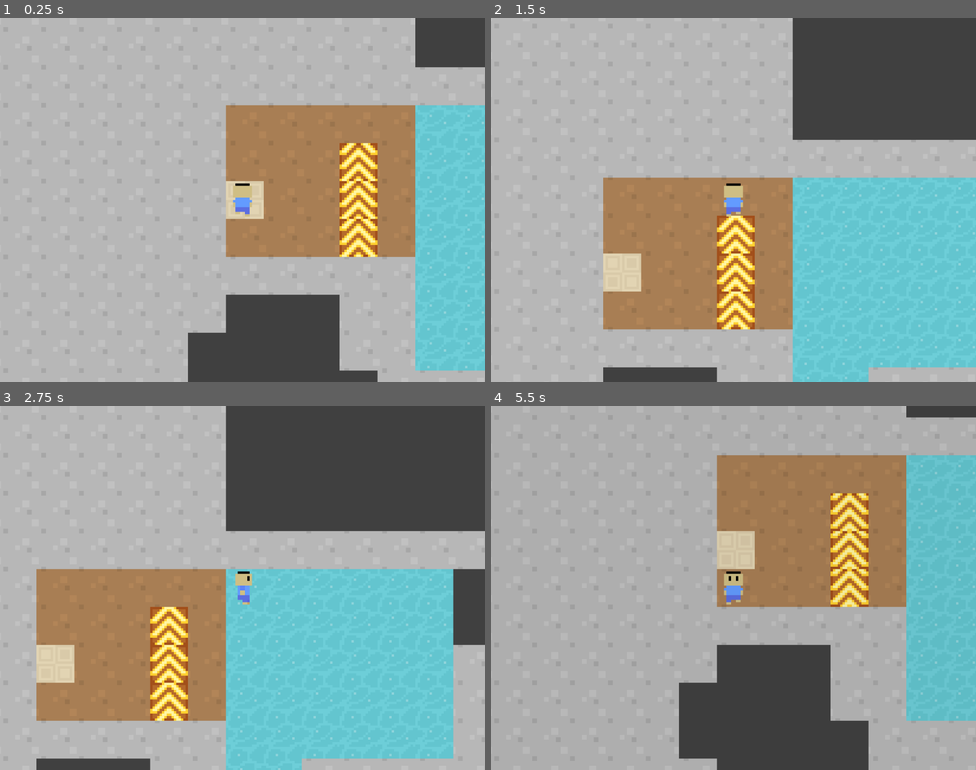
Above: before the commit, frames 1-4 (two rows, left to right).
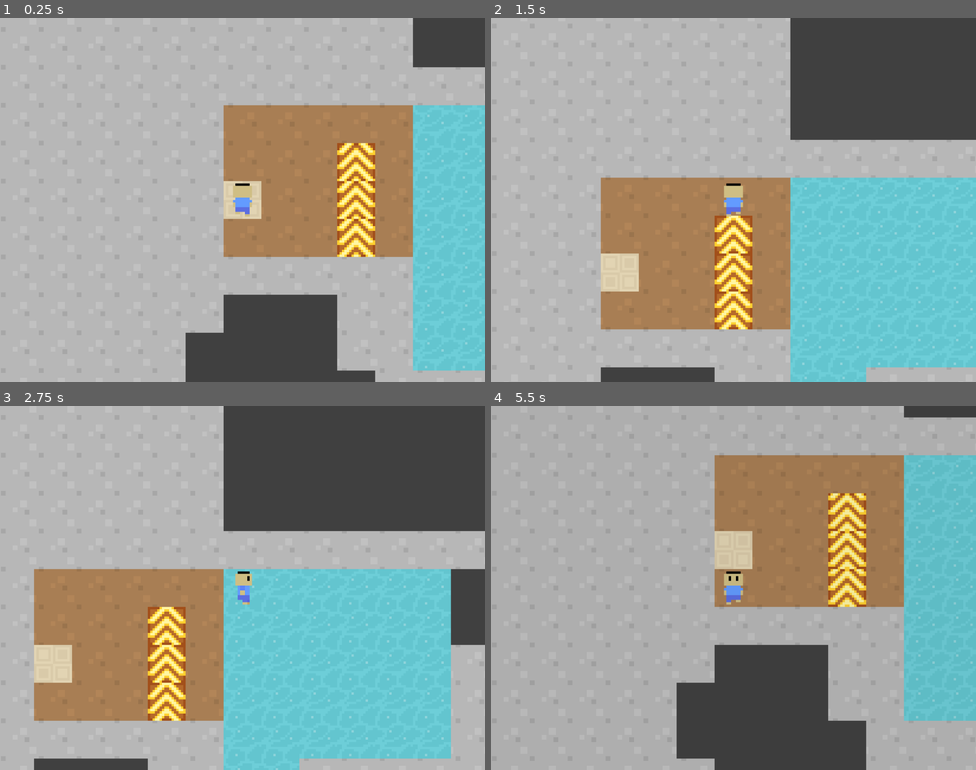
Above: after the commit, the same moments.

Repository: Elite-TS/ISCS-30.14-Game1
Game: Godot game, scene res://Scenes/game_controller.tscn
Same seed, same stepped clock (60 frames per second), same inputs: the game is played once before the commit and once after it.
Inputs:
- Up to frame 1 (0.25 s): no input
- Up to frame 2 (1.5 s): tap Enter (interact) at 0.5, 1.35 s; hold D (input_right) 0.53-1.28 s; hold Enter (interact) 0.53-1.28 s; hold S (input_down) from 1.28 s (still down)
- Up to frame 3 (2.75 s): release S (input_down) at 2.03 s; hold D (input_right) from 2.03 s (still down); hold Enter (interact) from 2.03 s (still down)
- Up to frame 4 (5.5 s): release D (input_right) at 2.78 s; release Enter (interact) at 2.78 s; hold W (input_up) 2.78-3.53 s; tap Enter (interact) at 2.85, 4.35 s; hold Enter (interact) 3.53-4.28 s; hold A (input_left) 3.53-5.03 s; hold S (input_down) from 5.03 s (still down); hold Enter (interact) from 5.03 s (still down)

The runs differ from the first frame. In frame 1, 2.9% of the frame differs, in the area x 38-100%, y 0-100%; in frame 2, 2.9%; in frame 3, 3.2%, in the area x 7-94%, y 0-100%; in frame 4, 2.9%.

Commit message:
buttons, spikes, reset crates when die

Diff:
--- /dev/null
+++ b/iscs-30.14---game-1---tile-movement/Scenes/buttons_and_spikes.gd
@@ -0,0 +1,83 @@
+extends TileMapLayer
+var button_coordinates: Array[Vector2] = [
+	Vector2(1560,-136), #red
+	Vector2(1320,-104), #green
+	Vector2(1288,-104) #purple
+]
+var bodies: Array[CharacterBody2D]
+var red_spikes: Array[Vector2] = [
+	Vector2(95,-9),Vector2(95,-8)
+]
+var green_spikes: Array[Vector2] = [
+	Vector2(81,-8),Vector2(80,-6),Vector2(80,-5)
+]
+var purple_spikes: Array[Vector2] = [
+	Vector2(81,-7),Vector2(81,-6)
+]
+
+# Called when the node enters the scene tree for the first time.
+func _ready() -> void:
+	var character = get_node("../../../Character")
+	var crate_1 = get_node(("../../Lever1/Crate1"))
+	var crate_2 = get_node(("../../Lever1/Crate2"))
+	var crate_3 = get_node(("../../Lever1/Crate3"))
+	var crate_4 = get_node(("../../Lever2/Crate4"))
+	bodies = [character,crate_1,crate_2,crate_3,crate_4]
+
+
+# Called every frame. 'delta' is the elapsed time since the previous frame.
+func _physics_process(delta: float) -> void:
+	var counter = 1
+	var red_button_pressed = false
+	var green_button_pressed = false
+	var purple_button_pressed = false
+	for coord in button_coordinates:
+		for body in bodies:
+			if body.get_global_position().is_equal_approx(coord):
+				if counter==1:
+					press_red_button()
+					red_button_pressed = true
+				elif counter==2:
+					press_green_button()
+					green_button_pressed = true
+				else:
+					press_purple_button()
+					purple_button_pressed=  true
+		counter+=1
+	if !red_button_pressed:
+		reset_red_button()
+	if !green_button_pressed:
+		reset_green_button()
+	if !purple_button_pressed:
+		reset_purple_button()
+
+
+func press_red_button():
+	self.set_cell(Vector2(97,-9),3,Vector2(1,3))
+	for spike in red_spikes:
+		self.set_cell(spike,-1)
+
+func reset_red_button():
+	self.set_cell(Vector2(97,-9),3,Vector2(0,3))
+	for spike in red_spikes:
+		self.set_cell(spike,3,Vector2(2,3))
+
+func press_green_button():
+	self.set_cell(Vector2(82,-7),3,Vector2(1,2))
+	for spike in green_spikes:
+		self.set_cell(spike,-1)
+
+func reset_green_button():
+	self.set_cell(Vector2(82,-7),3,Vector2(0,2))
+	for spike in green_spikes:
+		self.set_cell(spike,3,Vector2(2,2))
+
+func press_purple_button():
+	self.set_cell(Vector2(80,-7),3,Vector2(1,1))
+	for spike in purple_spikes:
+		self.set_cell(spike,-1)
+
+func reset_purple_button():
+	self.set_cell(Vector2(80,-7),3,Vector2(0,1))
+	for spike in purple_spikes:
+		self.set_cell(spike,3,Vector2(2,1))
--- a/iscs-30.14---game-1---tile-movement/Scenes/ground.tscn
+++ b/iscs-30.14---game-1---tile-movement/Scenes/ground.tscn
@@ -1,6 +1,7 @@
 [gd_scene format=4 uid="uid://fgarcg64k02i"]
 
 [ext_resource type="Texture2D" uid="uid://bgn6p10q4puh2" path="res://Assets/Imported/TileMap-roguelikeDungeon_transparent.png" id="4_kv0ry"]
+[ext_resource type="Script" uid="uid://17ou2v5uho2h" path="res://Scenes/buttons_and_spikes.gd" id="4_ribny"]
 [ext_resource type="PackedScene" uid="uid://xi3aavqh2n1n" path="res://Scenes/crate.tscn" id="4_s6h8e"]
 [ext_resource type="Texture2D" uid="uid://1dpkiecefwy4" path="res://Assets/Temporary/Game1-AnimatedConveyerTiles-SpriteSheet.png" id="6_ribny"]
 [ext_resource type="Texture2D" uid="uid://cmxtwi7j58v6m" path="res://Assets/Temporary/Game1-Gimmicks-SpriteSheet.png" id="7_rjkga"]
@@ -176,6 +177,15 @@
 texture = ExtResource("7_rjkga")
 0:0/0 = 0
 1:0/0 = 0
+0:1/0 = 0
+1:1/0 = 0
+2:1/0 = 0
+2:2/0 = 0
+1:2/0 = 0
+0:2/0 = 0
+0:3/0 = 0
+1:3/0 = 0
+2:3/0 = 0
 
 [sub_resource type="TileSetAtlasSource" id="TileSetAtlasSource_rjkga"]
 texture = ExtResource("4_kv0ry")
@@ -316,6 +326,12 @@
 tile_map_data = PackedByteArray("AAABAAoABQAAAAEAAAABAAkABQACAAEAAAAIAAcABQAAAAEAAAAFAAEABQAAAAEAAAAHAAEABQAAAAEAAAAFAA …(1632 unchanged characters)…
 tile_set = SubResource("TileSet_ribny")
 
+[node name="Buttons and Spikes" type="TileMapLayer" parent="Map Objects" unique_id=1235906476]
+use_parent_material = true
+tile_map_data = PackedByteArray("AABhAPf/AwAAAAMAAABfAPj/AwACAAMAAABfAPf/AwACAAMAAABSAPn/AwAAAAIAAABQAPn/AwAAAAEAAABRAPr/AwACAAEAAABRAPn/AwACAAEAAABRAPj/AwACAAIAAABQAPr/AwACAAIAAABQAPv/AwACAAIAAAA=")
+tile_set = SubResource("TileSet_ribny")
+script = ExtResource("4_ribny")
+
 [node name="Lever1" type="TileMapLayer" parent="." unique_id=969653206]
 use_parent_material = true
 tile_map_data = PackedByteArray("AAABAAoABQAAAAEAAAABAAkABQACAAEAAAAIAAcABQAAAAEAAAAFAAEABQAAAAEAAAAHAAEABQAAAAEAAAAFAA …(1376 unchanged characters)…
--- a/iscs-30.14---game-1---tile-movement/Scripts/character.gd
+++ b/iscs-30.14---game-1---tile-movement/Scripts/character.gd
@@ -5,12 +5,25 @@
 var last_direction: Vector2 = Vector2.UP
 var current_direction: Vector2 = Vector2.UP
 var lever_locations: Array[Vector2] = [
-	Vector2(1559,24),Vector2(1287,-8),Vector2(1559,-40),Vector2(1303,-136)
+	Vector2(1560,24),Vector2(1288,-8),Vector2(1560,-40),Vector2(1304,-136)
 	]
+var lever_coordinates: Array[Vector2] = [
+	Vector2(97,1),Vector2(80,-1),Vector2(97,-3),Vector2(81,-9)
+	]
+var crate_starting_locations: Array[Vector2] = [
+	Vector2(1288,-56),Vector2(1432,-24),Vector2(1496,-56),Vector2(1480,-88)
+]
+var crates: Array[CharacterBody2D]
 
 #REMOVE ONCE DONE TESTING
 func _ready() -> void:
-	global_position=Vector2(1207,88)
+	global_position=Vector2(1208,88)
+	var crate_1 = get_node("../Level/Lever1/Crate1")
+	var crate_2 = get_node("../Level/Lever1/Crate2")
+	var crate_3 = get_node("../Level/Lever1/Crate3")
+	var crate_4 = get_node("../Level/Lever2/Crate4")
+	crates = [crate_1,crate_2,crate_3,crate_4]
+
 
 # Note for future coders:
 # The RayCast2D children of Character are used for impassible objects
@@ -72,8 +85,10 @@
 				_move(Vector2(1,0))
 		elif Input.is_action_pressed("interact"):
 			if _is_on_lever()>0:
+				var objects = get_node_or_null("../Level/Map Objects") as TileMapLayer
 				var lever = get_node_or_null("../Level/Lever"+str(_is_on_lever())) as TileMapLayer
 				await Fade.fade(1,0.5).finished
+				objects.set_cell(lever_coordinates[_is_on_lever()-1],3,Vector2(0,0))
 				lever.enabled = false
 				await Fade.fade(0,0.7).finished
 		else:
@@ -128,7 +143,6 @@
 func _is_on_conveyor():
 	var tile_map = get_node_or_null("../Level/Ground") as TileMapLayer
 	if not tile_map:
-		print("Not conveyer")
 		return false
 
 	var tile_data = get_tile_data(tile_map)
@@ -201,7 +215,7 @@
 	var warp_distance = 16*28
 	var right_vector = Vector2.RIGHT
 	await Fade.fade(1,0.5).finished
-	global_position=Vector2(1207,88)
+	global_position=Vector2(1208,88)
 	await Fade.fade(0,0.7).finished
 
 func _is_on_chasm():
@@ -229,22 +243,26 @@
 	if tile_data:
 		#check if tile is a chasm tile
 		return tile_data.get_custom_data("is_chasm") == true
-	print("NOT ON CHASM 2")
 	return false
 
 func _on_chasm():
-	print("IS ON CHASM")
 	await Fade.fade(1,0.5).finished
-	global_position=Vector2(1207,88)
+	global_position=Vector2(1208,88)
 	var lever1 = get_node_or_null("../Level/Lever1") as TileMapLayer
 	var lever2 = get_node_or_null("../Level/Lever2") as TileMapLayer
 	var lever3 = get_node_or_null("../Level/Lever3") as TileMapLayer
 	var lever4 = get_node_or_null("../Level/Lever4") as TileMapLayer
+	var objects = get_node_or_null("../Level/Map Objects") as TileMapLayer
 	lever1.enabled=true
 	lever2.enabled=true
 	lever3.enabled=true
 	lever4.enabled=true
-	#reset other tiles
+	for coord in lever_coordinates:
+		objects.set_cell(coord,3,Vector2(1,0))
+	var crate_no = 0
+	for crate in crates:
+		crate.force_place(crate_starting_locations[crate_no])
+		crate_no+=1
 	await Fade.fade(0,0.7).finished
 
 func _is_on_lever():
@@ -252,9 +270,7 @@
 	for coordinate in lever_locations:
 		loc_counter+=1
 		if global_position.is_equal_approx(coordinate):
-			print(loc_counter)
 			return loc_counter
-	print(0)
 	return 0
 
 func get_tile_data(tile_map):
--- a/iscs-30.14---game-1---tile-movement/Scripts/crate.gd
+++ b/iscs-30.14---game-1---tile-movement/Scripts/crate.gd
@@ -59,3 +59,6 @@
 		Vector2.RIGHT:
 			return not $Right.is_colliding()
 	return false
+
+func force_place(location: Vector2):
+	global_position=location
Not shown, added: iscs-30.14---game-1---tile-movement/Scenes/buttons_and_spikes.gd.uid
